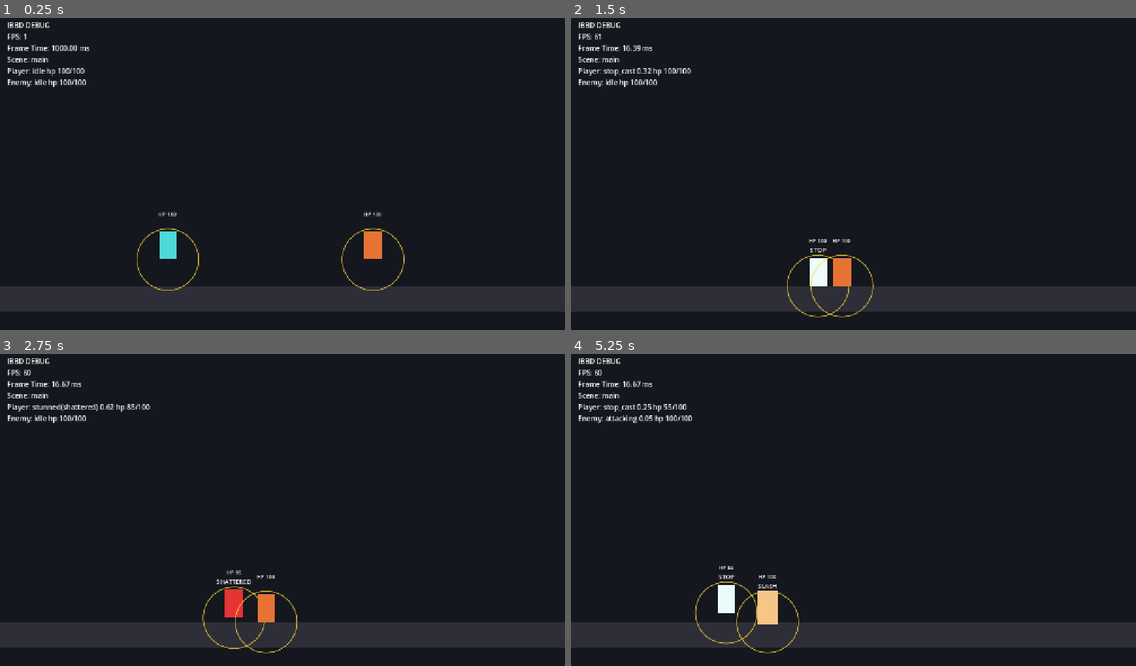
Above: before the commit, frames 1-4 (two rows, left to right).
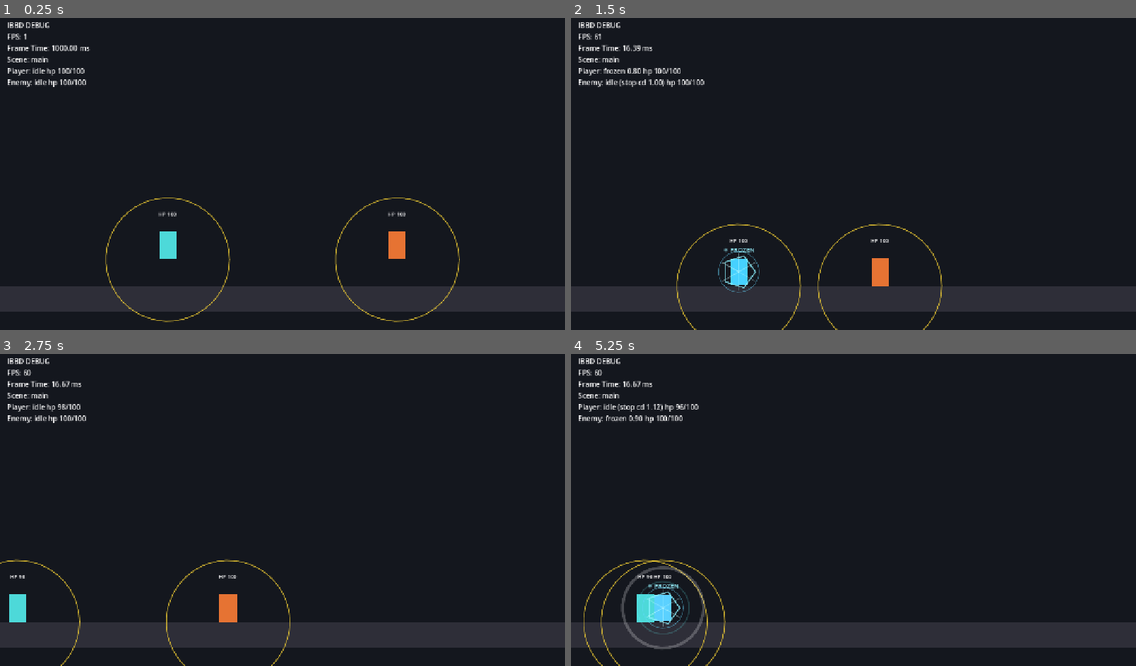
Above: after the commit, the same moments.

Repository: yunjeonghwan01-max/prot-TimeStop.1
Game: Godot game, scene res://_scenes/main.tscn
The game is run twice, just before and just after one commit, with the same random seed, the same clock (stepped at 60 frames per second) and the same inputs.
Inputs:
- Up to frame 1 (0.25 s): no input
- Up to frame 2 (1.5 s): hold Z (freezing, bound only after the commit) 0.53-1.28 s; hold Right (player_move_right) from 0.53 s (still down); tap A (freezing, bound only before the commit) at 0.8, 1.35 s
- Up to frame 3 (2.75 s): tap Z (freezing, bound only after the commit) at 1.55 s; release Right (player_move_right) at 2.03 s; hold Left (player_move_left) from 2.03 s (still down); hold X (attacking) from 2.03 s (still down); tap A (freezing, bound only before the commit) at 2.3 s
- Up to frame 4 (5.25 s): release Left (player_move_left) at 2.78 s; release X (attacking) at 2.78 s; hold Right (player_move_right) 2.78-4.28 s; tap C (collapsing, bound only after the commit) at 2.85 s; tap Z (freezing, bound only after the commit) at 3.05, 4.35 s; hold D (collapsing, bound only before the commit) 3.53-4.28 s; tap A (freezing, bound only before the commit) at 3.8 s; hold Left (player_move_left) 4.28-5.03 s; hold Right (player_move_right) from 5.03 s (still down); hold A (freezing, bound only before the commit) from 5.03 s (still down)

The runs differ from the first frame. In frame 1, 1.5% of the frame differs, in the area x 18-82%, y 57-98%; in frame 2, 2.5%; in frame 3, 2.0%; in frame 4, 3.1%, in the area x 2-41%, y 16-100%.

Commit message:
취약점 감지를 위한 새로운 신호, 개선된 공격 로직, 그리고 가중치에 기반한 정교한 AI 의사결정 기능을 도입하여 액터 및 적 AI의 성능을 강화하십시오. 또한, 더 나은 게임플레이 피드백을 제공할 수 있도록 액터의 속성과 시각적 요소를 업데이트하십시오.

Diff:
--- a/_scenes/actor.tscn
+++ b/_scenes/actor.tscn
@@ -1,41 +1,44 @@
-[gd_scene load_steps=3 format=3]
+[gd_scene format=3 uid="uid://fxferrv36kbe"]
 
-[ext_resource type="Script" path="res://_scripts/actor.gd" id="1_actor"]
+[ext_resource type="Script" uid="uid://bdiymsgky83lu" path="res://_scripts/actor.gd" id="1_actor"]
 
 [sub_resource type="RectangleShape2D" id="RectangleShape2D_body"]
 size = Vector2(40, 64)
 
-[node name="Actor" type="CharacterBody2D"]
-collision_layer = 1
-collision_mask = 1
+[node name="Actor" type="CharacterBody2D" unique_id=742490657]
 script = ExtResource("1_actor")
+move_speed = 500.0
+stop_cast_time = 0.6
+attack_damage = 2
+melee_range = 140.0
+attack_time = 0.5
+knockback_x = 880.0
+knockback_y = 300.0
 
-[node name="Body" type="ColorRect" parent="."]
+[node name="Body" type="ColorRect" parent="." unique_id=70083565]
 offset_left = -20.0
 offset_top = -64.0
 offset_right = 20.0
-offset_bottom = 0.0
+mouse_filter = 2
 color = Color(0.3, 0.85, 0.85, 1)
-mouse_filter = 2
 
-[node name="CollisionShape2D" type="CollisionShape2D" parent="."]
+[node name="CollisionShape2D" type="CollisionShape2D" parent="." unique_id=1998778400]
 position = Vector2(0, -32)
 shape = SubResource("RectangleShape2D_body")
 
-[node name="StatusLabel" type="Label" parent="."]
+[node name="StatusLabel" type="Label" parent="." unique_id=1621683556]
 offset_left = -56.0
 offset_top = -92.0
 offset_right = 56.0
 offset_bottom = -68.0
 theme_override_font_sizes/font_size = 14
 horizontal_alignment = 1
-text = ""
 
-[node name="HpLabel" type="Label" parent="."]
+[node name="HpLabel" type="Label" parent="." unique_id=441674611]
 offset_left = -56.0
 offset_top = -112.0
 offset_right = 56.0
 offset_bottom = -92.0
 theme_override_font_sizes/font_size = 12
+text = "HP 100"
 horizontal_alignment = 1
-text = "HP 100"
--- a/_scenes/main.tscn
+++ b/_scenes/main.tscn
@@ -56,6 +56,14 @@
 [node name="Enemy" parent="game" unique_id=1939913609 instance=ExtResource("3_actor")]
 position = Vector2(900, 500)
 script = ExtResource("5_enemy")
+weight_wait = 3.0
+weight_approach = 10.0
+weight_attack = 3.0
+weight_collapse = 8.0
+weight_stop = 14.0
+think_min = 0.4
+think_max = 1.0
+reaction_chance = 0.2
 body_color = Color(0.9, 0.45, 0.2, 1)
 
 [node name="toolkit" parent="." unique_id=758752430 instance=ExtResource("2_x6rnu")]
--- a/_scripts/actor.gd
+++ b/_scripts/actor.gd
@@ -2,11 +2,14 @@
 extends CharacterBody2D
 
 
+signal vulnerable_started
+signal vulnerable_ended
+
 enum State { IDLE, STOP_CAST, FROZEN, STUNNED, ATTACKING }
 
 @export var move_speed := 220.0
 @export var gravity := 1800.0
-@export var stop_range := 180.0
+@export var stop_range := INF
 @export var stop_cast_time := 0.45
 @export var freeze_time := 1.2
 @export var shatter_time := 1.8
@@ -31,6 +34,9 @@
 var hp := 100
 var is_dead := false
 var knockback_vel_x := 0.0
+var freeze_flash := 0.0
+var stop_flash := 0.0
+const STOP_FLASH_TIME := 0.12
 
 @onready var body: ColorRect = $Body
 @onready var status_label: Label = $StatusLabel
@@ -41,12 +47,17 @@
 	add_to_group("duel_actor")
 	hp = max_hp
 	body.pivot_offset = body.size * 0.5
+	body.show_behind_parent = true
 	queue_redraw()
 	_update_look()
 
 
 func can_act() -> bool:
 	return state == State.IDLE and not is_dead
+
+
+func is_vulnerable() -> bool:
+	return state == State.FROZEN or state == State.STUNNED
 
 
 func try_stop() -> void:
@@ -58,6 +69,7 @@
 	state_time = stop_cast_time
 	stop_target = opponent
 	stun_kind = ""
+	stop_flash = STOP_FLASH_TIME
 	_update_look()
 
 
@@ -104,28 +116,35 @@
 func apply_frozen() -> void:
 	if is_dead:
 		return
+	var was_vulnerable := is_vulnerable()
 	_interrupt()
 	state = State.FROZEN
 	state_time = freeze_time
 	stun_kind = ""
+	_emit_vulnerable_change(was_vulnerable)
+	freeze_flash = 0.4
 	_update_look()
 
 
 func apply_shatter() -> void:
 	if is_dead:
 		return
+	var was_vulnerable := is_vulnerable()
 	_interrupt()
 	state = State.STUNNED
 	state_time = shatter_time
 	stun_kind = "shattered"
+	_emit_vulnerable_change(was_vulnerable)
 	_update_look()
 
 
 func apply_whiff() -> void:
+	var was_vulnerable := is_vulnerable()
 	_interrupt()
 	state = State.STUNNED
 	state_time = whiff_time
 	stun_kind = "whiff"
+	_emit_vulnerable_change(was_vulnerable)
 	_update_look()
 
 
@@ -156,9 +175,23 @@
 	stop_target = null
 
 
+func _emit_vulnerable_change(was_vulnerable: bool) -> void:
+	var now_vulnerable := is_vulnerable()
+	if was_vulnerable == now_vulnerable:
+		return
+	if now_vulnerable:
+		vulnerable_started.emit()
+	else:
+		vulnerable_ended.emit()
+
+
 func _physics_process(delta: float) -> void:
 	if stop_cooldown_left > 0.0:
 		stop_cooldown_left = maxf(stop_cooldown_left - delta, 0.0)
+	if freeze_flash > 0.0:
+		freeze_flash = maxf(freeze_flash - delta, 0.0)
+	if stop_flash > 0.0:
+		stop_flash = maxf(stop_flash - delta, 0.0)
 
 	if not is_on_floor():
 		velocity.y += gravity * delta
@@ -196,14 +229,18 @@
 				target.apply_frozen()
 				stop_cooldown_left = stop_cooldown
 		State.FROZEN, State.STUNNED, State.ATTACKING:
+			var was_vulnerable := is_vulnerable()
 			state = State.IDLE
 			stun_kind = ""
+			_emit_vulnerable_change(was_vulnerable)
 	_update_look()
 
 
 func _update_look() -> void:
 	var pulse := 1.0
 	hp_label.text = "HP %d" % hp
+	body.rotation = 0.0
+	status_label.remove_theme_color_override("font_color")
 	if is_dead:
 		body.color = Color(0.25, 0.25, 0.28)
 		status_label.text = "DEAD"
@@ -211,13 +248,22 @@
 		return
 	match state:
 		State.STOP_CAST:
-			var t := Time.get_ticks_msec() * 0.02
-			body.color = body_color.lerp(Color.WHITE, 0.45 + 0.45 * sin(t))
-			pulse = 1.08 + 0.08 * sin(t * 1.25)
-			status_label.text = "STOP"
+			if stop_flash > 0.0:
+				var u := 1.0 - stop_flash / STOP_FLASH_TIME
+				body.color = Color(0.2, 1.0, 1.0).lerp(Color(1.0, 0.4, 1.0), u)
+				pulse = 1.35 - u * 0.2
+				body.rotation = (1.0 - u) * 0.18
+				status_label.add_theme_color_override("font_color", Color(0.7, 1.0, 1.0))
+				status_label.text = "⏱ STOP"
+			else:
+				body.color = body_color
+				status_label.text = ""
 		State.FROZEN:
-			body.color = Color(0.55, 0.55, 0.6)
-			status_label.text = "FROZEN"
+			var ice_pulse := 0.08 * sin(Time.get_ticks_msec() * 0.008)
+			body.color = Color(0.35 + ice_pulse, 0.82, 1.0)
+			pulse = 0.92
+			status_label.add_theme_color_override("font_color", Color(0.6, 0.95, 1.0))
+			status_label.text = "❄ FROZEN"
 		State.STUNNED:
 			if stun_kind == "shattered":
 				body.color = Color(0.9, 0.2, 0.2)
@@ -236,7 +282,48 @@
 
 
 func _draw() -> void:
-	if not show_melee_gizmo:
-		return
-	var gizmo_color := Color(1.0, 0.85, 0.2, 0.7)
-	draw_arc(Vector2.ZERO, melee_range, 0.0, TAU, 48, gizmo_color, 2.0, true)
+	if show_melee_gizmo:
+		var gizmo_color := Color(1.0, 0.85, 0.2, 0.7)
+		draw_arc(Vector2.ZERO, melee_range, 0.0, TAU, 48, gizmo_color, 2.0, true)
+	if state == State.FROZEN:
+		_draw_frozen_fx()
+	if stop_flash > 0.0:
+		_draw_stop_burst()
+	if freeze_flash > 0.0:
+		_draw_freeze_burst()
+
+
+func _draw_stop_burst() -> void:
+	var origin := Vector2(0, -32)
+	var u := 1.0 - clampf(stop_flash / STOP_FLASH_TIME, 0.0, 1.0)
+	var a := (1.0 - u) * (1.0 - u)
+	var r := 16.0 + u * 110.0
+	draw_arc(origin, r, 0.0, TAU, 48, Color(1.0, 1.0, 1.0, a), 8.0, true)
+	draw_arc(origin, r * 0.55, 0.0, TAU, 36, Color(0.3, 1.0, 1.0, a * 0.95), 5.0, true)
+	draw_arc(origin, r * 0.28, 0.0, TAU, 24, Color(0.95, 0.4, 1.0, a), 3.5, true)
+	for i in 12:
+		var ang := i * TAU / 12.0 + u * 0.4
+		var inner := origin + Vector2.from_angle(ang) * (8.0 + u * 10.0)
+		var outer := origin + Vector2.from_angle(ang) * (r * 0.92)
+		draw_line(inner, outer, Color(0.85, 1.0, 1.0, a * 0.85), 2.5, true)
+
+
+func _draw_frozen_fx() -> void:
+	var origin := Vector2(0, -32)
+	var t := Time.get_ticks_msec() * 0.001
+	var ice := Color(0.55, 0.95, 1.0, 0.75)
+	draw_arc(origin, 38.0, 0.0, TAU, 6, ice, 3.0, true)
+	draw_arc(origin, 46.0, 0.0, TAU, 32, Color(0.4, 0.85, 1.0, 0.45), 1.5, true)
+	for i in 6:
+		var ang := PI * 0.5 + i * TAU / 6.0
+		var tip := origin + Vector2.from_angle(ang) * 42.0
+		draw_line(origin, tip, Color(0.8, 1.0, 1.0, 0.35 + 0.15 * sin(t * 4.0 + i)), 2.0, true)
+
+
+func _draw_freeze_burst() -> void:
+	var origin := Vector2(0, -32)
+	var u := 1.0 - clampf(freeze_flash / 0.4, 0.0, 1.0)
+	var r := 24.0 + u * 90.0
+	var a := (1.0 - u) * 0.9
+	draw_arc(origin, r, 0.0, TAU, 40, Color(1.0, 1.0, 1.0, a), 6.0, true)
+	draw_arc(origin, r * 0.65, 0.0, TAU, 32, Color(0.4, 1.0, 1.0, a * 0.8), 3.0, true)
--- a/_scripts/enemy_ai.gd
+++ b/_scripts/enemy_ai.gd
@@ -1,26 +1,61 @@
 extends "res://_scripts/actor.gd"
 
+
+@export_group("AI Dice")
+@export_range(0.0, 20.0, 0.05) var weight_wait := 1.0
+@export_range(0.0, 20.0, 0.05) var weight_approach := 1.0
+@export_range(0.0, 20.0, 0.05) var weight_attack := 2.0
+@export_range(0.0, 20.0, 0.05) var weight_collapse := 0.5
+@export_range(0.0, 20.0, 0.05) var weight_stop := 0.5
+@export var think_min := 0.4
+@export var think_max := 1.0
+@export_range(0.0, 1.0, 0.05) var reaction_chance := 0.5
 
 var think_timer := 0.5
 var reaction_armed := false
 var reaction_timer := 0.0
 var saw_opponent_stop := false
+var punish_vulnerable := false
+var signals_bound := false
+var move_intent := 0.0
 
 
 func _physics_process(delta: float) -> void:
+	_bind_opponent_signals()
 	_update_ai(delta)
 	super._physics_process(delta)
+
+
+func _bind_opponent_signals() -> void:
+	if signals_bound or opponent == null:
+		return
+	opponent.vulnerable_started.connect(_on_opponent_vulnerable)
+	opponent.vulnerable_ended.connect(_on_opponent_recovered)
+	signals_bound = true
+	if opponent.is_vulnerable():
+		_on_opponent_vulnerable()
+
+
+func _on_opponent_vulnerable() -> void:
+	punish_vulnerable = true
+	reaction_armed = false
+
+
+func _on_opponent_recovered() -> void:
+	punish_vulnerable = false
+	think_timer = 0.0
 
 
 func _update_ai(delta: float) -> void:
 	if opponent == null or opponent.is_dead or is_dead:
 		move_axis = 0.0
+		move_intent = 0.0
 		return
 
 	if opponent.state == State.STOP_CAST:
 		if not saw_opponent_stop:
 			saw_opponent_stop = true
-			if randf() < 0.5:
+			if randf() < reaction_chance:
 				reaction_armed = true
 				reaction_timer = randf_range(0.1, 0.35)
 	else:
@@ -31,40 +66,59 @@
 		reaction_armed = false
 		return
 
+	if punish_vulnerable:
+		_punish_approach_and_slash()
+		return
+
 	if reaction_armed:
 		reaction_timer -= delta
 		if reaction_timer <= 0.0:
 			reaction_armed = false
 			try_collapse()
 			move_axis = 0.0
+			move_intent = 0.0
 			return
 
+	move_axis = move_intent
+	think_timer -= delta
+	if think_timer > 0.0:
+		return
+
+	think_timer = randf_range(minf(think_min, think_max), maxf(think_min, think_max))
+	_roll_action()
+
+
+func _roll_action() -> void:
+	var total := weight_wait + weight_approach + weight_attack + weight_collapse + weight_stop
+	if total <= 0.0:
+		move_intent = 0.0
+		return
+
+	var roll := randf() * total
+	if roll < weight_wait:
+		move_intent = 0.0
+		return
+	roll -= weight_wait
+	if roll < weight_approach:
+		move_intent = signf(opponent.global_position.x - global_position.x)
+		return
+	roll -= weight_approach
+	move_intent = 0.0
+	if roll < weight_attack:
+		try_attack()
+		return
+	roll -= weight_attack
+	if roll < weight_collapse:
+		try_collapse()
+		return
+	try_stop()
+
+
+func _punish_approach_and_slash() -> void:
 	var dist := global_position.distance_to(opponent.global_position)
 	var toward := signf(opponent.global_position.x - global_position.x)
 	if dist > melee_range:
 		move_axis = toward
 		return
-
 	move_axis = 0.0
-	think_timer -= delta
-	if think_timer > 0.0:
-		return
-
-	think_timer = randf_range(0.4, 1.0)
-	var roll := randf()
-	if dist <= melee_range:
-		if roll < 0.25:
-			return
-		if roll < 0.75:
-			try_attack()
-		elif roll < 0.88:
-			try_collapse()
-		else:
-			try_stop()
-		return
-	if roll < 0.4:
-		return
-	if roll < 0.6:
-		try_collapse()
-	else:
-		try_stop()
+	try_attack()
--- a/project.godot
+++ b/project.godot
@@ -31,7 +31,7 @@
 }
 freezing={
 "deadzone": 0.2,
-"events": [Object(InputEventKey,"resource_local_to_scene":fa …(140 unchanged characters)… d":false,"keycode":0,"physical_keycode":65,"key_label":0,"unicode":97,"location":0,"echo":false,"script":null)
+"events": [Object(InputEventKey,"resource_local_to_scene":fa …(140 unchanged characters)… d":false,"keycode":0,"physical_keycode":90,"key_label":0,"unicode":0,"location":0,"echo":false,"script":null)
 ]
 }
 player_cancel={
@@ -83,7 +83,7 @@
 }
 collapsing={
 "deadzone": 0.2,
-"events": [Object(InputEventKey,"resource_local_to_scene":fa …(141 unchanged characters)… ":false,"keycode":0,"physical_keycode":68,"key_label":0,"unicode":100,"location":0,"echo":false,"script":null)
+"events": [Object(InputEventKey,"resource_local_to_scene":fa …(141 unchanged characters)… ":false,"keycode":0,"physical_keycode":67,"key_label":0,"unicode":0,"location":0,"echo":false,"script":null)
 ]
 }
 attacking={
Not shown: 1 places in _scenes/main.tscn that only renumber resources
